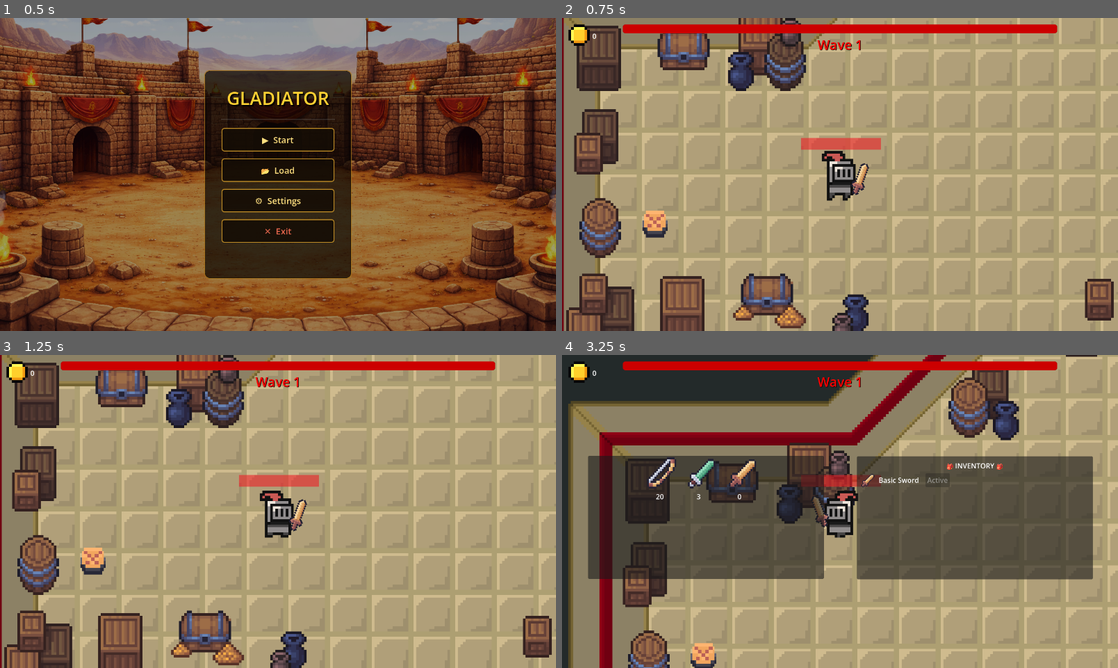
Above: before the commit, frames 1-4 (two rows, left to right).
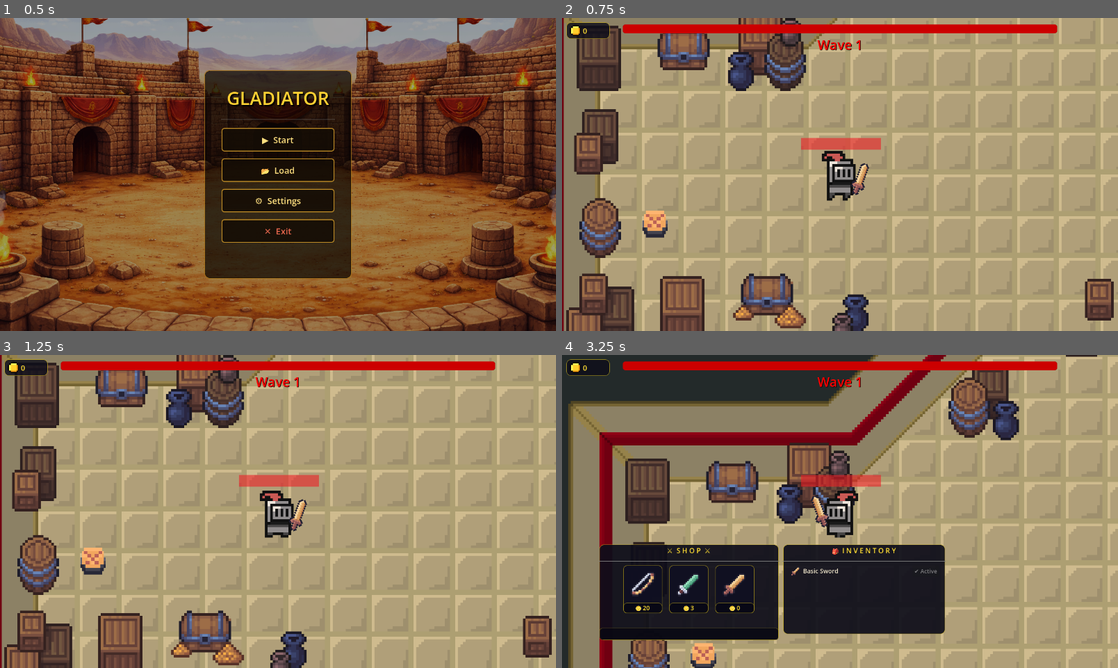
Above: after the commit, the same moments.

Repository: DavydGladius/Gladiator
Game: Godot game, scene res://Scenes/main_menu.tscn
Same seed, same stepped clock (60 frames per second), same inputs: the game is played once before the commit and once after it. Sound files missing from this copy of the repository are replaced by a short silence.
Inputs (mouse positions are in pixels of both pictures, inside the frame that each line leads up to):
- Up to frame 1 (0.5 s): no input
- Up to frame 2 (0.75 s): click "▶ Start" at 0.5 s
- Up to frame 3 (1.25 s): no input
- Up to frame 4 (3.25 s): tap Enter at 1.25 s; move the mouse to (812, 574) at 1.27 s; hold W (up) 1.28-2 s; click (812, 574) at 1.35 s; drag from (1006, 558) to (867, 483) at 2.02 s; move the mouse to (673, 464) at 2.77 s; hold A (left) from 2.78 s (still down); hold Shift from 2.78 s (still down); click (673, 464) at 2.92 s

Frame 1 is identical in both runs. In frame 2, 0.4% of the frame differs, in the area x 0-9%, y 1-9%; in frame 3, 0.4%; in frame 4, 44%, in the area x 0-96%, y 1-92%.

Commit message:
UI overhaul updater PART2
updated shop and inventory ui as well as coin counter at the top of the screen

Diff:
--- a/Scenes/inventory_screen.tscn
+++ b/Scenes/inventory_screen.tscn
@@ -1,6 +1,22 @@
 [gd_scene format=3 uid="uid://c3pi5ioehb5n3"]
 
 [ext_resource type="Script" uid="uid://ba1xlj6fl4vqw" path="res://scripts/ui/inventory_screen.gd" id="1_strtq"]
+
+[sub_resource type="StyleBoxFlat" id="InvPanelStyle"]
+content_margin_left = 14.0
+content_margin_top = 8.0
+content_margin_right = 14.0
+content_margin_bottom = 12.0
+bg_color = Color(0.05, 0.05, 0.1, 0.92)
+border_width_left = 1
+border_width_top = 1
+border_width_right = 1
+border_width_bottom = 1
+border_color = Color(0.8, 0.7, 0.1, 0.7)
+corner_radius_top_left = 10
+corner_radius_top_right = 10
+corner_radius_bottom_right = 10
+corner_radius_bottom_left = 10
 
 [node name="InventoryScreen" type="Control" unique_id=252959919]
 layout_mode = 3
@@ -9,22 +25,32 @@
 
 [node name="Panel" type="Panel" parent="." unique_id=1260273096]
 layout_mode = 0
-offset_right = 543.0
-offset_bottom = 283.0
+offset_right = 760.0
+offset_bottom = 396.0
+theme_override_styles/panel = SubResource("InvPanelStyle")
 
 [node name="VBoxContainer" type="VBoxContainer" parent="Panel" unique_id=398627822]
-layout_mode = 0
-offset_left = 10.0
-offset_top = 10.0
-offset_right = 533.0
-offset_bottom = 273.0
-theme_override_constants/separation = 6
+layout_mode = 1
+anchors_preset = 15
+anchor_right = 1.0
+anchor_bottom = 1.0
+grow_horizontal = 2
+grow_vertical = 2
+theme_override_constants/separation = 8
 
 [node name="Title" type="Label" parent="Panel/VBoxContainer" unique_id=1546895443]
 layout_mode = 2
-text = "🎒 INVENTORY 🎒"
+custom_minimum_size = Vector2(0, 28)
+theme_override_colors/font_color = Color(1, 0.87, 0.2, 1)
+theme_override_font_sizes/font_size = 16
+text = "🎒  I N V E N T O R Y"
 horizontal_alignment = 1
+vertical_alignment = 1
+
+[node name="Separator" type="HSeparator" parent="Panel/VBoxContainer" unique_id=-293732733]
+layout_mode = 2
 
 [node name="ItemContainer" type="VBoxContainer" parent="Panel/VBoxContainer" unique_id=773529645]
 layout_mode = 2
 size_flags_vertical = 3
+theme_override_constants/separation = 6
--- a/Scenes/shop_item.tscn
+++ b/Scenes/shop_item.tscn
@@ -2,24 +2,125 @@
 
 [ext_resource type="Script" uid="uid://qcgdfgenp83s" path="res://scripts/ui/shop_item.gd" id="1_wxfep"]
 
+[sub_resource type="StyleBoxFlat" id="CardNormal"]
+content_margin_left = 8.0
+content_margin_top = 8.0
+content_margin_right = 8.0
+content_margin_bottom = 8.0
+bg_color = Color(0.06, 0.06, 0.13, 0.95)
+border_width_left = 1
+border_width_top = 1
+border_width_right = 1
+border_width_bottom = 1
+border_color = Color(0.8, 0.7, 0.1, 0.65)
+corner_radius_top_left = 8
+corner_radius_top_right = 8
+corner_radius_bottom_right = 8
+corner_radius_bottom_left = 8
+
+[sub_resource type="StyleBoxFlat" id="CardPressed"]
+content_margin_left = 8.0
+content_margin_top = 8.0
+content_margin_right = 8.0
+content_margin_bottom = 8.0
+bg_color = Color(0.18, 0.15, 0.08, 0.98)
+border_width_left = 2
+border_width_top = 2
+border_width_right = 2
+border_width_bottom = 2
+border_color = Color(1, 0.88, 0.25, 1)
+corner_radius_top_left = 8
+corner_radius_top_right = 8
+corner_radius_bottom_right = 8
+corner_radius_bottom_left = 8
+
+[sub_resource type="StyleBoxFlat" id="CardHover"]
+content_margin_left = 8.0
+content_margin_top = 8.0
+content_margin_right = 8.0
+content_margin_bottom = 8.0
+bg_color = Color(0.12, 0.11, 0.22, 0.98)
+border_width_left = 2
+border_width_top = 2
+border_width_right = 2
+border_width_bottom = 2
+border_color = Color(1, 0.88, 0.25, 1)
+corner_radius_top_left = 8
+corner_radius_top_right = 8
+corner_radius_bottom_right = 8
+corner_radius_bottom_left = 8
+
+[sub_resource type="StyleBoxFlat" id="PricePill"]
+content_margin_left = 6.0
+content_margin_top = 2.0
+content_margin_right = 6.0
+content_margin_bottom = 2.0
+bg_color = Color(0.03, 0.03, 0.08, 0.92)
+border_width_left = 1
+border_width_top = 1
+border_width_right = 1
+border_width_bottom = 1
+border_color = Color(0.8, 0.7, 0.1, 0.5)
+corner_radius_top_left = 8
+corner_radius_top_right = 8
+corner_radius_bottom_right = 8
+corner_radius_bottom_left = 8
+
 [node name="ShopItem" type="Control" unique_id=1461231791 node_paths=PackedStringArray("item_texture")]
-custom_minimum_size = Vector2(69, 0)
+custom_minimum_size = Vector2(90, 110)
 layout_mode = 3
 anchors_preset = 0
-offset_right = 79.0
-offset_bottom = 79.0
+offset_right = 90.0
+offset_bottom = 110.0
 script = ExtResource("1_wxfep")
-item_texture = NodePath("TextureRect")
+item_texture = NodePath("Card/VBox/TextureRect")
 
-[node name="TextureRect" type="TextureRect" parent="." unique_id=1869115777]
+[node name="Card" type="Button" parent="." unique_id=-993732729]
 layout_mode = 0
-offset_right = 67.0
-offset_bottom = 72.0
+offset_right = 90.0
+offset_bottom = 110.0
+focus_mode = 0
+theme_override_styles/normal = SubResource("CardNormal")
+theme_override_styles/pressed = SubResource("CardPressed")
+theme_override_styles/hover = SubResource("CardHover")
+theme_override_styles/disabled = SubResource("CardNormal")
+theme_override_styles/focus = SubResource("CardNormal")
 
-[node name="Price" type="Label" parent="." unique_id=1619227968]
-layout_mode = 0
-offset_left = 20.0
-offset_top = 79.0
-offset_right = 60.0
-offset_bottom = 102.0
+[node name="VBox" type="VBoxContainer" parent="Card" unique_id=-993732725]
+layout_mode = 1
+anchors_preset = 15
+anchor_right = 1.0
+anchor_bottom = 1.0
+grow_horizontal = 2
+grow_vertical = 2
+theme_override_constants/separation = 0
+
+[node name="TextureRect" type="TextureRect" parent="Card/VBox" unique_id=1869115777]
+custom_minimum_size = Vector2(56, 56)
+layout_mode = 2
+size_flags_horizontal = 4
+size_flags_vertical = 3
+expand_mode = 1
+stretch_mode = 5
+
+[node name="PriceBadge" type="PanelContainer" parent="Card/VBox" unique_id=-993732728]
+layout_mode = 2
+theme_override_styles/panel = SubResource("PricePill")
+
+[node name="PriceRow" type="HBoxContainer" parent="Card/VBox/PriceBadge" unique_id=-993732727]
+layout_mode = 2
+theme_override_constants/separation = 3
+alignment = 1
+
+[node name="CoinIcon" type="Label" parent="Card/VBox/PriceBadge/PriceRow" unique_id=-993732726]
+layout_mode = 2
+theme_override_colors/font_color = Color(1, 0.87, 0.2, 1)
+theme_override_font_sizes/font_size = 14
+text = "🪙"
+
+[node name="Price" type="Label" parent="Card/VBox/PriceBadge/PriceRow" unique_id=1619227968]
+layout_mode = 2
+theme_override_colors/font_color = Color(1, 0.87, 0.2, 1)
+theme_override_font_sizes/font_size = 14
 text = "100"
+vertical_alignment = 1
--- a/Scenes/shop_scene.tscn
+++ b/Scenes/shop_scene.tscn
@@ -8,6 +8,38 @@
 [ext_resource type="PackedScene" uid="uid://c3pi5ioehb5n3" path="res://Scenes/inventory_screen.tscn" id="6_uxpe5"]
 [ext_resource type="Resource" uid="uid://bgmrsdbsqrd3i" path="res://scripts/resources/BasicBowItem.tres" id="7_bow01"]
 [ext_resource type="Resource" uid="uid://bc5o0fecadg46" path="res://scripts/resources/BasicSwordItem.tres" id="8_sword01"]
+
+[sub_resource type="StyleBoxFlat" id="MainPanelStyle"]
+content_margin_left = 14.0
+content_margin_top = 18.0
+content_margin_right = 14.0
+content_margin_bottom = 12.0
+bg_color = Color(0.05, 0.05, 0.1, 0.92)
+border_width_left = 1
+border_width_top = 1
+border_width_right = 1
+border_width_bottom = 1
+border_color = Color(0.8, 0.7, 0.1, 0.7)
+corner_radius_top_left = 10
+corner_radius_top_right = 10
+corner_radius_bottom_right = 10
+corner_radius_bottom_left = 10
+
+[sub_resource type="StyleBoxFlat" id="DescStyle"]
+content_margin_left = 10.0
+content_margin_top = 5.0
+content_margin_right = 10.0
+content_margin_bottom = 5.0
+bg_color = Color(0.03, 0.03, 0.07, 0.8)
+border_width_left = 1
+border_width_top = 1
+border_width_right = 1
+border_width_bottom = 1
+border_color = Color(0.8, 0.7, 0.1, 0.3)
+corner_radius_top_left = 6
+corner_radius_top_right = 6
+corner_radius_bottom_right = 6
+corner_radius_bottom_left = 6
 
 [node name="ShopScene" type="Control" unique_id=701610180]
 layout_mode = 3
@@ -27,33 +59,55 @@
 anchor_right = 1.1290001
 offset_left = -613.04706
 offset_top = -118.0
-offset_right = -70.04706
-offset_bottom = 165.0
+offset_right = 147.0
+offset_bottom = 278.0
 grow_horizontal = 2
 grow_vertical = 2
+theme_override_styles/panel = SubResource("MainPanelStyle")
 
-[node name="Label" type="Label" parent="." unique_id=1603845425]
-layout_mode = 0
-offset_left = 5.0
-offset_top = -16.0
-offset_right = 539.0
-offset_bottom = 23.0
-text = "Default description"
+[node name="ShopInner" type="VBoxContainer" parent="Panel" unique_id=1706267264]
+layout_mode = 1
+anchors_preset = 15
+anchor_right = 1.0
+anchor_bottom = 1.0
+grow_horizontal = 2
+grow_vertical = 2
+theme_override_constants/separation = 8
+
+[node name="TitleLabel" type="Label" parent="Panel/ShopInner" unique_id=1706267267]
+custom_minimum_size = Vector2(0, 28)
+layout_mode = 2
+theme_override_colors/font_color = Color(1, 0.87, 0.2, 1)
+theme_override_font_sizes/font_size = 16
+text = "⚔  S H O P  ⚔"
+horizontal_alignment = 1
+vertical_alignment = 1
+
+[node name="TitleSep" type="HSeparator" parent="Panel/ShopInner" unique_id=1706267269]
+layout_mode = 2
+
+[node name="Upgrade_Container" type="HBoxContainer" parent="Panel/ShopInner" unique_id=2053816815]
+layout_mode = 2
+size_flags_vertical = 3
+theme_override_constants/separation = 16
+alignment = 1
+
+[node name="DescBox" type="PanelContainer" parent="Panel/ShopInner" unique_id=1706267270]
+layout_mode = 2
+theme_override_styles/panel = SubResource("DescStyle")
+
+[node name="Label" type="Label" parent="Panel/ShopInner/DescBox" unique_id=1603845425]
+custom_minimum_size = Vector2(0, 18)
+layout_mode = 2
+theme_override_colors/font_color = Color(0.82, 0.95, 0.72, 1)
+theme_override_font_sizes/font_size = 13
 horizontal_alignment = 1
 vertical_alignment = 1
 autowrap_mode = 3
-
-[node name="Upgrade_Container" type="HBoxContainer" parent="." unique_id=2053816815]
-layout_mode = 0
-offset_left = 136.0
-offset_top = -115.0
-offset_right = 417.0
-offset_bottom = -34.0
-theme_override_constants/separation = 25
 
 [node name="InventoryScreen" parent="." unique_id=252959919 instance=ExtResource("6_uxpe5")]
 layout_mode = 0
 offset_left = 619.0
 offset_top = -117.0
-offset_right = 1162.0
-offset_bottom = 166.0
+offset_right = 1379.0
+offset_bottom = 279.0
--- a/characters/Player/player.tscn
+++ b/characters/Player/player.tscn
@@ -157,6 +157,22 @@
 [sub_resource type="CircleShape2D" id="CircleShape2D_yrol7"]
 radius = 12.0
 
+[sub_resource type="StyleBoxFlat" id="CoinPanelStyle"]
+bg_color = Color(0.05, 0.05, 0.1, 0.82)
+border_width_left = 1
+border_width_top = 1
+border_width_right = 1
+border_width_bottom = 1
+border_color = Color(0.8, 0.7, 0.1, 0.7)
+corner_radius_top_left = 10
+corner_radius_top_right = 10
+corner_radius_bottom_right = 10
+corner_radius_bottom_left = 10
+content_margin_left = 8.0
+content_margin_top = 6.0
+content_margin_right = 10.0
+content_margin_bottom = 6.0
+
 [node name="Player" type="CharacterBody2D" unique_id=1217288821 groups=["player"]]
 collision_layer = 2
 collision_mask = 3
@@ -183,20 +199,33 @@
 
 [node name="CanvasLayer" type="CanvasLayer" parent="." unique_id=1129702142]
 
-[node name="TextureRect" type="TextureRect" parent="CanvasLayer" unique_id=638954148]
-offset_left = 15.0
-offset_top = 15.0
-offset_right = 64.0
-offset_bottom = 64.0
+[node name="CoinHUD" type="PanelContainer" parent="CanvasLayer" unique_id=638954148]
+offset_left = 10.0
+offset_top = 10.0
+offset_right = 110.0
+offset_bottom = 42.0
+theme_override_styles/panel = SubResource("CoinPanelStyle")
+
+[node name="CoinRow" type="HBoxContainer" parent="CanvasLayer/CoinHUD" unique_id=3001234567]
+layout_mode = 2
+theme_override_constants/separation = 4
+offset_left = 6.0
+offset_top = 4.0
+offset_right = 94.0
+offset_bottom = 28.0
+
+[node name="TextureRect" type="TextureRect" parent="CanvasLayer/CoinHUD/CoinRow" unique_id=3112345678]
+layout_mode = 2
+custom_minimum_size = Vector2(26, 26)
 texture = ExtResource("4_pdv5a")
 expand_mode = 1
-
-[node name="Label" type="Label" parent="CanvasLayer/TextureRect" unique_id=2074564870]
-layout_mode = 0
-offset_left = 55.0
-offset_top = 15.0
-offset_right = 95.0
-offset_bottom = 38.0
+stretch_mode = 5
+
+[node name="Label" type="Label" parent="CanvasLayer/CoinHUD/CoinRow" unique_id=2074564870]
+layout_mode = 2
+size_flags_vertical = 4
+theme_override_colors/font_color = Color(1, 0.87, 0.2, 1)
+theme_override_font_sizes/font_size = 17
 text = "0"
 
 [node name="Node2D" type="Node2D" parent="." unique_id=1101582476]
--- a/scripts/player/Player.gd
+++ b/scripts/player/Player.gd
@@ -2,7 +2,7 @@
 
 var coincount: int = 0
 @onready var footstep_audio = $FootstepPlayer
-@onready var total_coins = $CanvasLayer/TextureRect/Label
+@onready var total_coins = $CanvasLayer/CoinHUD/CoinRow/Label
 
 @onready var spawnpos = $".".global_position
 
--- a/scripts/ui/inventory_screen.gd
+++ b/scripts/ui/inventory_screen.gd
@@ -9,6 +9,13 @@
 	if player:
 		player.inventory_changed.connect(refresh_inventory)
 	visible = false
+	var panel = get_node_or_null("Panel")
+	if panel:
+		panel.set_anchors_preset(15)
+		panel.offset_left = 0
+		panel.offset_top = 0
+		panel.offset_right = 0
+		panel.offset_bottom = 0
 	refresh_inventory()
 
 func show_inventory() -> void:
@@ -30,17 +37,25 @@
 	var inv = player.get_inventory()
 	if inv.is_empty():
 		var lbl = Label.new()
-		lbl.text = "Inventorius tuscias"
+		lbl.text = "— tuščia —"
+		lbl.add_theme_color_override("font_color", Color(0.55, 0.5, 0.45, 1.0))
+		lbl.add_theme_font_size_override("font_size", 14)
+		lbl.horizontal_alignment = HORIZONTAL_ALIGNMENT_CENTER
 		items_container.add_child(lbl)
 		return
 
 	for item in inv:
 		var row = HBoxContainer.new()
-		row.add_theme_constant_override("separation", 8)
+		row.add_theme_constant_override("separation", 6)
+
+		# Kairinis tarpas
+		var spacer_left = Control.new()
+		spacer_left.custom_minimum_size = Vector2(12, 0)
+		row.add_child(spacer_left)
 
 		# Ikona
 		var tex = TextureRect.new()
-		tex.custom_minimum_size = Vector2(32, 32)
+		tex.custom_minimum_size = Vector2(22, 22)
 		tex.expand_mode = TextureRect.EXPAND_IGNORE_SIZE
 		tex.stretch_mode = TextureRect.STRETCH_KEEP_ASPECT_CENTERED
 		if item["icon"]:
@@ -51,23 +66,33 @@
 		var name_lbl = Label.new()
 		var qty = item.get("quantity", 1)
 		name_lbl.text = item["name"] + (" x" + str(qty) if qty > 1 else "")
-		name_lbl.custom_minimum_size = Vector2(100, 0)
+		name_lbl.size_flags_horizontal = Control.SIZE_EXPAND_FILL
 		name_lbl.vertical_alignment = VERTICAL_ALIGNMENT_CENTER
+		name_lbl.add_theme_color_override("font_color", Color(0.92, 0.88, 0.78, 1.0))
+		name_lbl.add_theme_font_size_override("font_size", 14)
 		row.add_child(name_lbl)
 
 		# Mygtukas
 		var btn = Button.new()
+		btn.custom_minimum_size = Vector2(52, 0)
 		var wtype = item["weapon_type"]
 		if player.active_weapon == wtype:
-			btn.text = "Active"
+			btn.text = "✔ Active"
 			btn.disabled = true
+			btn.add_theme_color_override("font_color", Color(0.4, 0.9, 0.45, 1.0))
+			btn.add_theme_font_size_override("font_size", 13)
 		else:
-			btn.text = "Use"
+			btn.text = "Equip"
+			btn.add_theme_color_override("font_color", Color(1.0, 0.87, 0.2, 1.0))
+			btn.add_theme_font_size_override("font_size", 13)
 			btn.pressed.connect(func():
 				player.switch_weapon(wtype)
 				player.active_weapon = wtype
 				refresh_inventory()
 			)
 		row.add_child(btn)
-
+		# Dešininis tarpas po mygtuko
+		var spacer_right = Control.new()
+		spacer_right.custom_minimum_size = Vector2(8, 0)
+		row.add_child(spacer_right)
 		items_container.add_child(row)
--- a/scripts/ui/shop_item.gd
+++ b/scripts/ui/shop_item.gd
@@ -6,8 +6,9 @@
 		item_data = value
 		if is_node_ready():
 			_setup()
-@onready var price_label = $Price
-var hovering: bool
+
+@onready var price_label = $Card/VBox/PriceBadge/PriceRow/Price
+@onready var card_button: Button = $Card
 
 signal item_hovered(description: String)
 signal item_unhovered
@@ -17,8 +18,9 @@
 func _ready() -> void:
 	player = get_tree().get_first_node_in_group("player")
 	_setup()
-	mouse_entered.connect(_on_mouse_entered)
-	mouse_exited.connect(_on_mouse_exited)
+	card_button.pressed.connect(_on_card_pressed)
+	card_button.mouse_entered.connect(_on_mouse_entered)
+	card_button.mouse_exited.connect(_on_mouse_exited)
 
 func _setup() -> void:
 	if item_data and item_texture and item_data.icon:
@@ -27,31 +29,28 @@
 		price_label.text = str(item_data.price)
 
 func _on_mouse_entered() -> void:
-	hovering = true
 	item_hovered.emit(item_data.description if item_data else "")
 
 func _on_mouse_exited() -> void:
-	hovering = false
 	item_unhovered.emit()
 
-func _input(event) -> void:
-	if event is InputEventMouseButton and event.button_index == MOUSE_BUTTON_LEFT:
-		if event.is_pressed() and hovering:
-			if player.coincount >= item_data.price:
-				player.coincount -= item_data.price
-				player.total_coins.text = str(player.coincount)
-				apply_item_effect()
-				item_purchased.emit()
-				self.queue_free()
-			else:
-				print("Nepakanka Coins")
+func _on_card_pressed() -> void:
+	if not player or not item_data:
+		return
+	if player.coincount >= item_data.price:
+		player.coincount -= item_data.price
+		player.total_coins.text = str(player.coincount)
+		apply_item_effect()
+		item_purchased.emit()
+		self.queue_free()
+	else:
+		card_button.modulate = Color(1.2, 0.3, 0.3, 1.0)
+		await get_tree().create_timer(0.18).timeout
+		card_button.modulate = Color(1, 1, 1, 1)
 
 func apply_item_effect() -> void:
-	if not item_data:
+	if not item_data or not player:
 		return
-	if not player:
-		return
-
 	if item_data.weapon_type != "":
 		player.add_weapon_to_inventory(item_data.weapon_type, item_data.item_name, item_data.icon)
 	else:
--- a/scripts/ui/shop_scene.gd
+++ b/scripts/ui/shop_scene.gd
@@ -2,8 +2,8 @@
 
 @export var ShopItem: PackedScene
 @export var available_items: Array[ItemData] = []
-@onready var Upgrade_Container: HBoxContainer = $Upgrade_Container
-@onready var Description: Label = $Label
+@onready var Upgrade_Container: HBoxContainer = $Panel/ShopInner/Upgrade_Container
+@onready var Description: Label = $Panel/ShopInner/DescBox/Label
 @onready var inventory_screen = $InventoryScreen
 
 var current_item_indices: Array = []
@@ -12,6 +12,8 @@
 
 func _ready() -> void:
 	Description.text = ""
+	_apply_scale()
+	get_viewport().size_changed.connect(_apply_scale)
 	var wave_manager = get_tree().current_scene.find_child("WaveManager", true, false)
 	if wave_manager:
 		wave_manager.wave_started.connect(_on_wave_started)
@@ -21,6 +23,33 @@
 		_load_shop()
 	else:
 		_shuffel_shop_no_save()
+
+
+func _apply_scale() -> void:
+	var vp = get_viewport().get_visible_rect().size
+	var s = clamp(min(vp.x / 1920.0, vp.y / 1080.0), 0.5, 1.0)
+	var shop_w = int(620 * s)
+	var shop_h = int(330 * s)
+	var inv_w  = int(560 * s)
+	var inv_h  = int(310 * s)
+	var margin_left = int(40 * s)
+	var margin_top  = int(130 * s)
+	var shop_panel = get_node_or_null("Panel")
+	if shop_panel:
+		shop_panel.set_anchors_preset(0)
+		shop_panel.offset_left  = margin_left
+		shop_panel.offset_top   = margin_top
+		shop_panel.offset_right  = margin_left + shop_w
+		shop_panel.offset_bottom = margin_top  + shop_h
+	var inv = get_node_or_null("InventoryScreen")
+	if inv:
+		var inv_left = margin_left + shop_w + int(16 * s)
+		inv.set_anchors_preset(0)
+		inv.offset_left  = inv_left
+		inv.offset_top   = margin_top
+		inv.offset_right  = inv_left + inv_w
+		inv.offset_bottom = margin_top + inv_h
+
 
 func _notification(what: int) -> void:
 	if what == NOTIFICATION_VISIBILITY_CHANGED:
